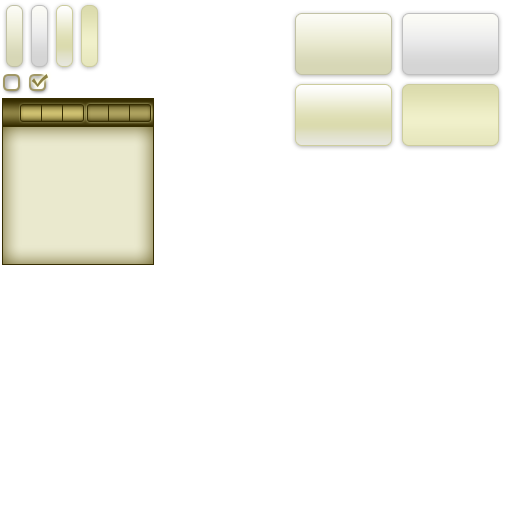
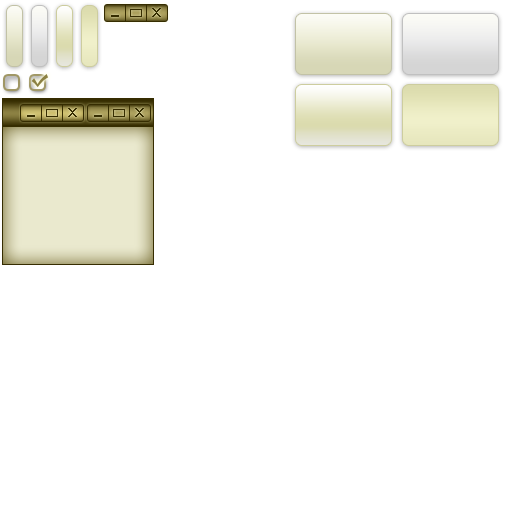
Two versions of the same layered image (512×512). Layer-by-layer changes:
added layer "图标 副本 2" in group "最小化最大化关闭" over [111, 8, 161, 17]
added layer "普通 副本 2" in group "最小化最大化关闭" over [102, 2, 170, 24]
added layer "图标 副本" in group "最小化最大化关闭" over [27, 108, 77, 117]
added layer "图标" in group "最小化最大化关闭" over [94, 108, 144, 117]
hid "按下 副本" over [85, 102, 152, 124]
